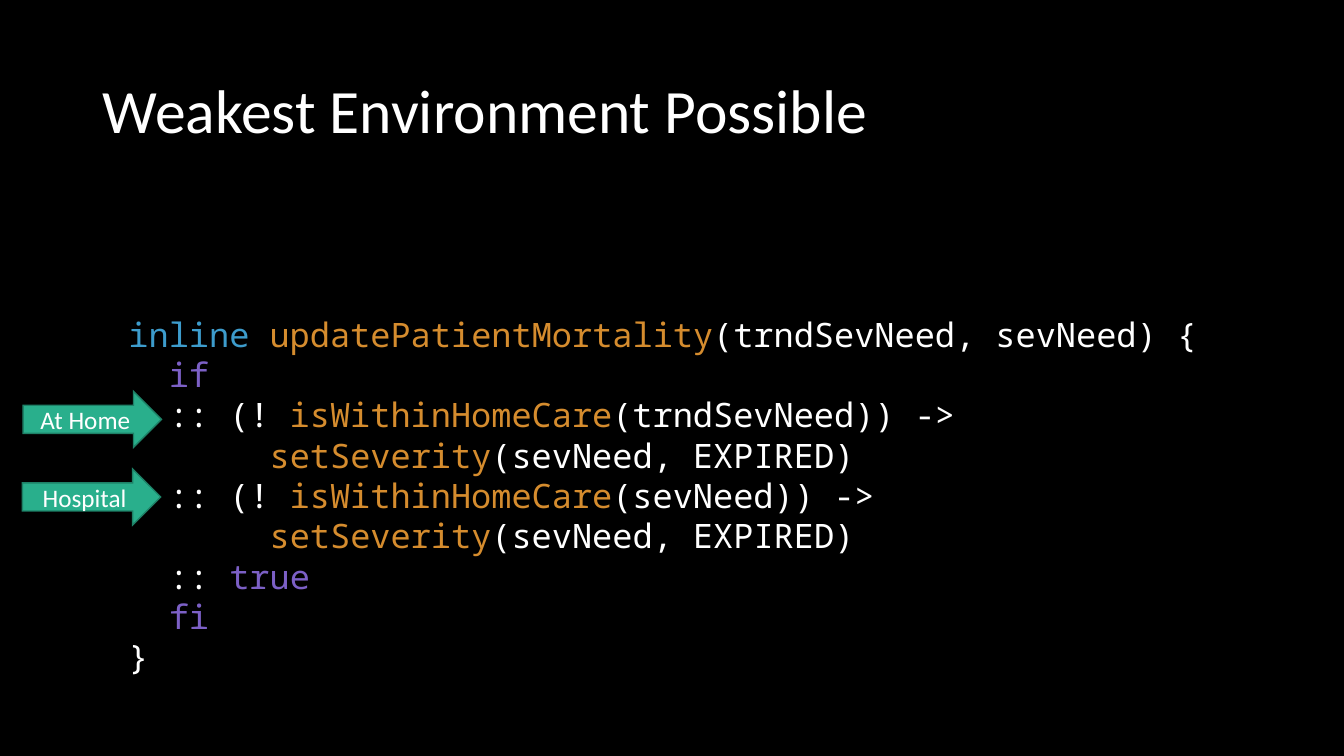
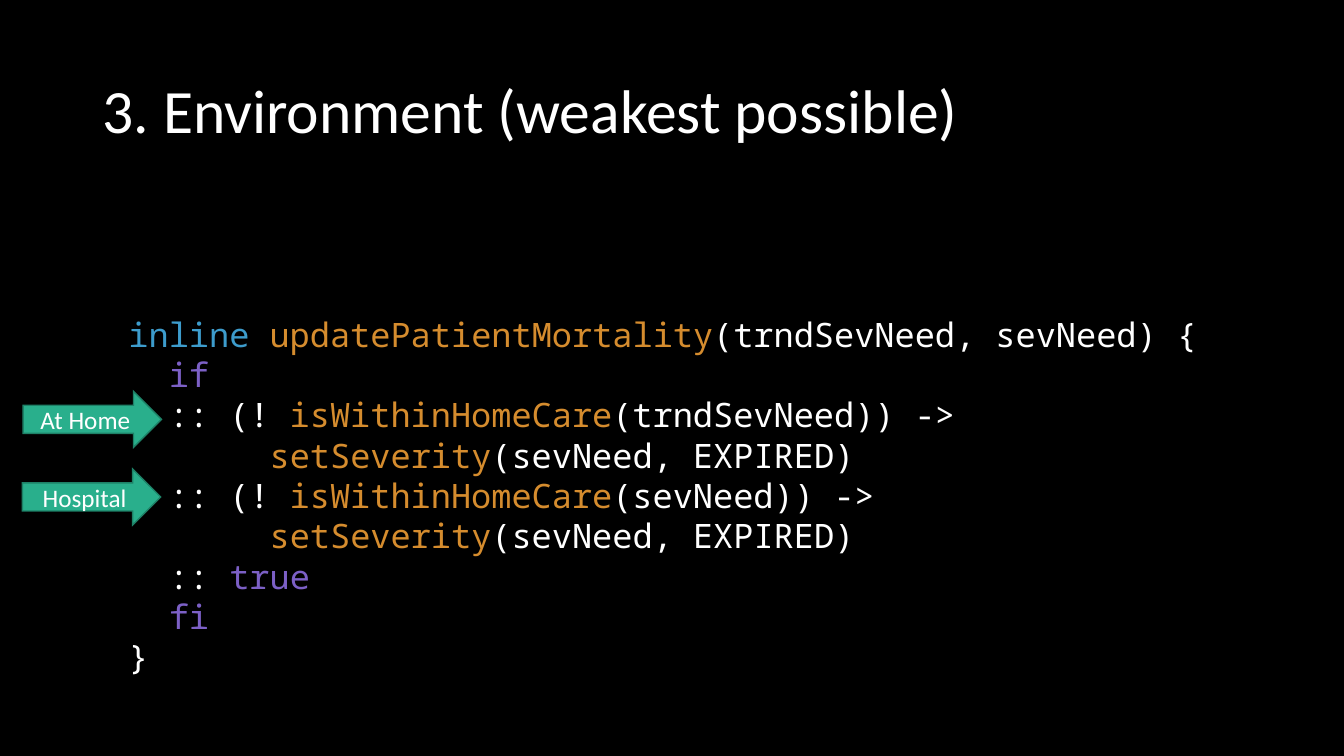
Before and after one commit to ericmercer/SPIN-bpmn-cwp-verification-paper, a slide deck: slide 19 of presentation/syscon-2022.pptx. Drawn at 1344x756 pixels with LibreOffice and Linux fonts; fonts in the diff are those of the drawing. Boxes give left, top, right and bottom in pixels: in the first picture for what was removed or moved away, otherwise in the second. Text is boxed around its words. In the diff, an @@ line names an element or a change of style, - is before the commit and + after.

```diff
--- a/presentation/syscon-2022.pptx
+++ b/presentation/syscon-2022.pptx
@@ title at bbox=[102, 88, 958, 143]: text changed @@
-Weakest Environment Possible
+3. Environment (weakest possible)
```
Also in this commit, not shown: 17 other slides changed.
